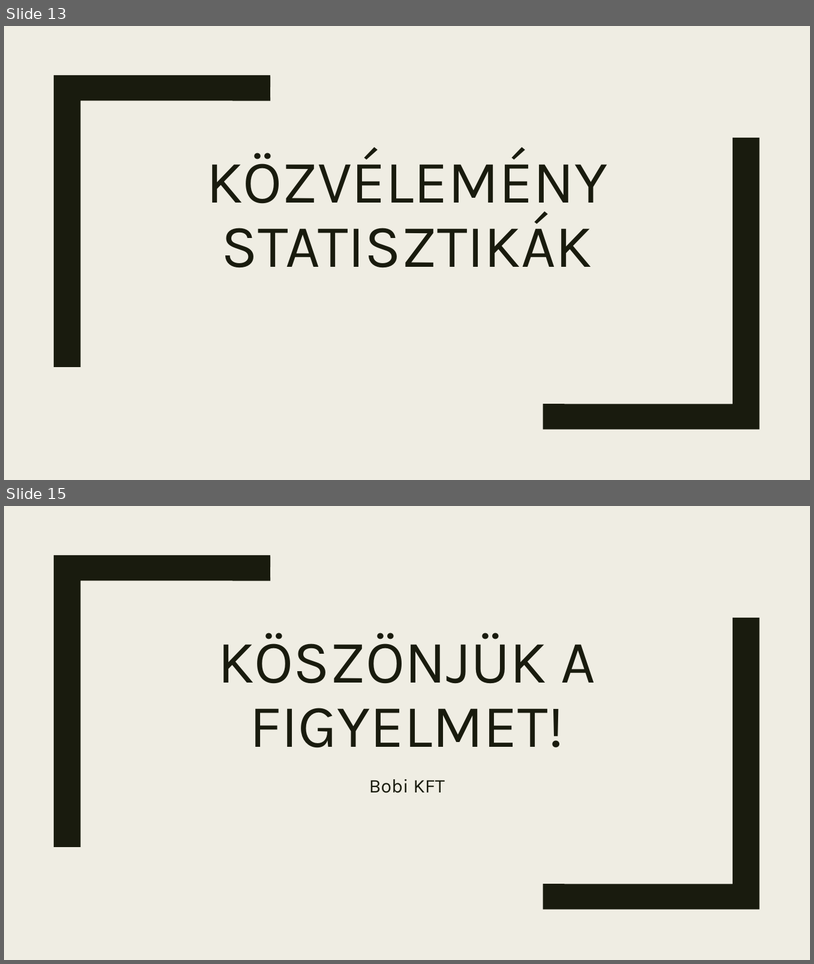
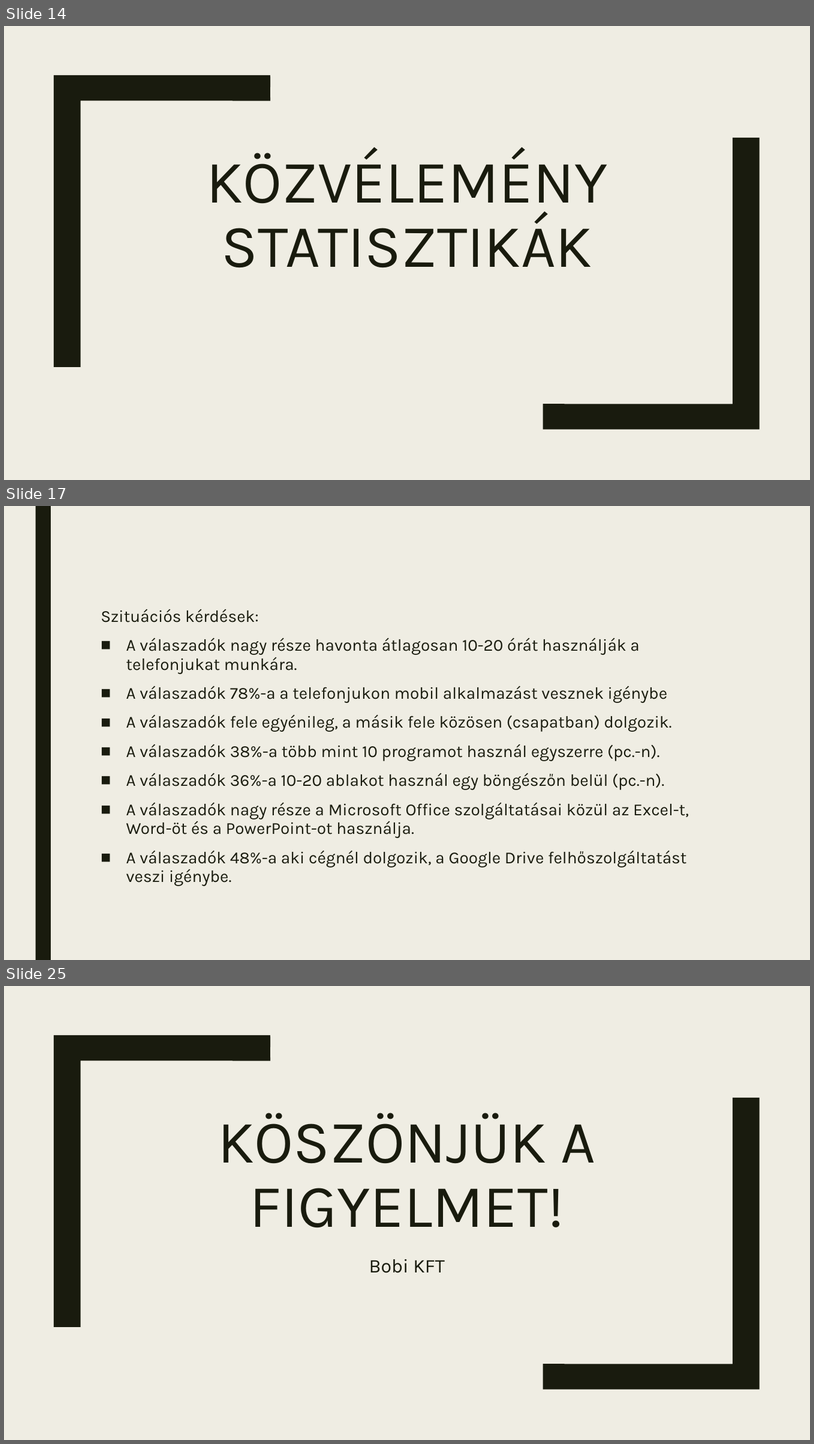
Before and after one commit to HrubosMark/Bobi-KFT, a slide deck: Bobi_Kft.pptx. Shown one above the other, each under a label of ours: slides 13 and 15 before the commit, slides 14, 17 and 25 after it; the slides between them are not shown. The pictures are 814x964 and 814x1444 pixels, drawn with LibreOffice and Linux fonts; fonts in the diff are those of the drawing. Boxes give left, top, right and bottom in pixels: in the first picture for what was removed or moved away, otherwise in the second. Text is boxed around its words. In the diff, an @@ line names an element or a change of style, - is before the commit and + after.

```diff
--- a/Bobi_Kft.pptx
+++ b/Bobi_Kft.pptx
@@ slide 17 added at box(4, 506, 810, 960), background #EFEDE3 @@
@@ rectangle added at box(35, 506, 51, 960), fill #191B0E @@
@@ text added at box(101, 609, 689, 886), 20 pt, text #191B0E @@
+Szituációs kérdések:
+■ A válaszadók nagy része havonta átlagosan 10-20 órát használják a telefonjukat munkára.
+■ A válaszadók 78%-a a telefonjukon mobil alkalmazást vesznek igénybe
+■ A válaszadók fele egyénileg, a másik fele közösen (csapatban) dolgozik.
+■ A válaszadók 38%-a több mint 10 programot használ egyszerre (pc.-n).
+■ A válaszadók 36%-a 10-20 ablakot használ egy böngészőn belül (pc.-n).
+■ A válaszadók nagy része a Microsoft Office szolgáltatásai közül az Excel-t, Word-öt és a PowerPoint-ot használja.
+■ A válaszadók 48%-a aki cégnél dolgozik, a Google Drive felhőszolgáltatást veszi igénybe.
@@ what was slide 13 is now slide 14 @@
@@ what was slide 15 is now slide 25 @@
```
Also in this commit, not shown: 9 slides changed, 10 other slides added, 1 slide removed.
